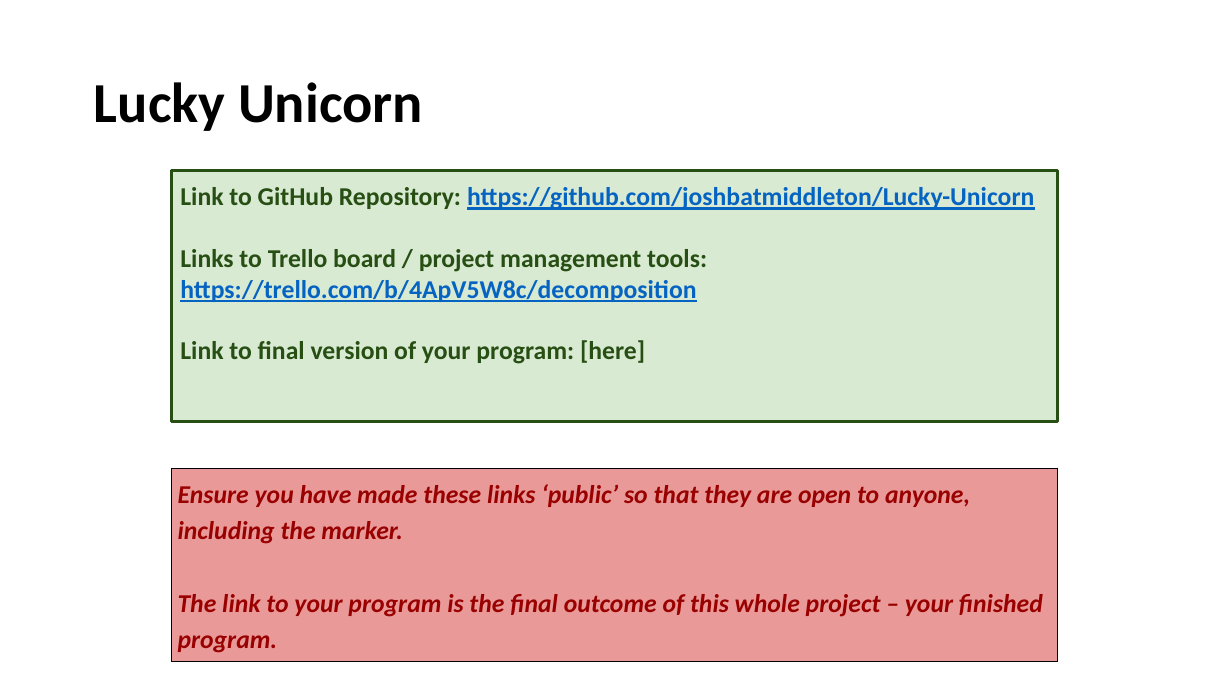
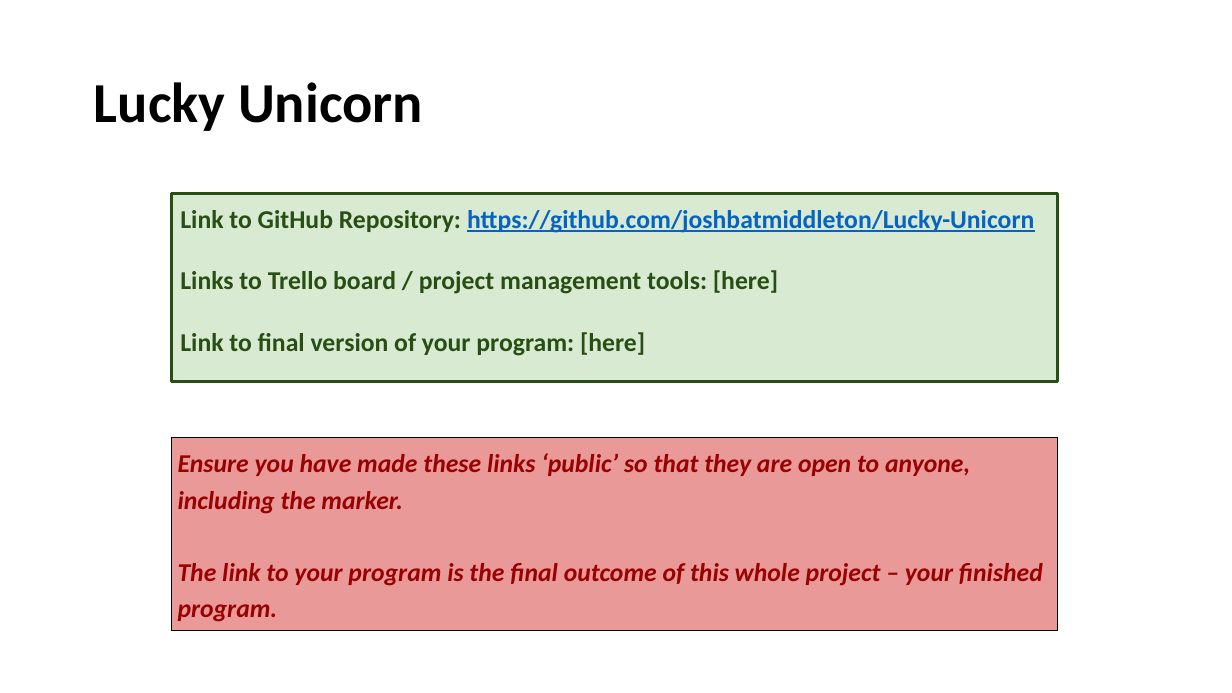
Before and after one commit to joshbatmiddleton/Lucky-Unicorn, a slide deck: slide 2 of Lucky Unicorn Documentation.pptx. Drawn at 1232x693 pixels with LibreOffice and Linux fonts; fonts in the diff are those of the drawing. Boxes give left, top, right and bottom in pixels: in the first picture for what was removed or moved away, otherwise in the second. Text is boxed around its words. In the diff, an @@ line names an element or a change of style, - is before the commit and + after.

```diff
--- a/Lucky Unicorn Documentation.pptx
+++ b/Lucky Unicorn Documentation.pptx
@@ rectangle "Link to GitHub Repository: https://github.com/joshbatmiddlet ...": place and size @@
-rectangle "Link to GitHub Repository: https://github.com/joshbatmiddlet ..." at <box>171,171,1057,422</box>
+rectangle "Link to GitHub Repository: https://github.com/joshbatmiddlet ..." at <box>171,193,1057,381</box>
@@ text in rectangle at <box>180,270,778,294</box>: text changed; text colour #0563C1 to #274E13 @@
-Links to Trello board / project management tools: https://trello.com/b/4ApV5W8c/decomposition
+Links to Trello board / project management tools: [here]
@@ table: place and size @@
-table at <box>171,469,1057,657</box>
+table at <box>171,437,1057,626</box>
```
Also in this commit, not shown: 3 other slides changed, 1 slide added, 2 slides removed, 2 other files.
